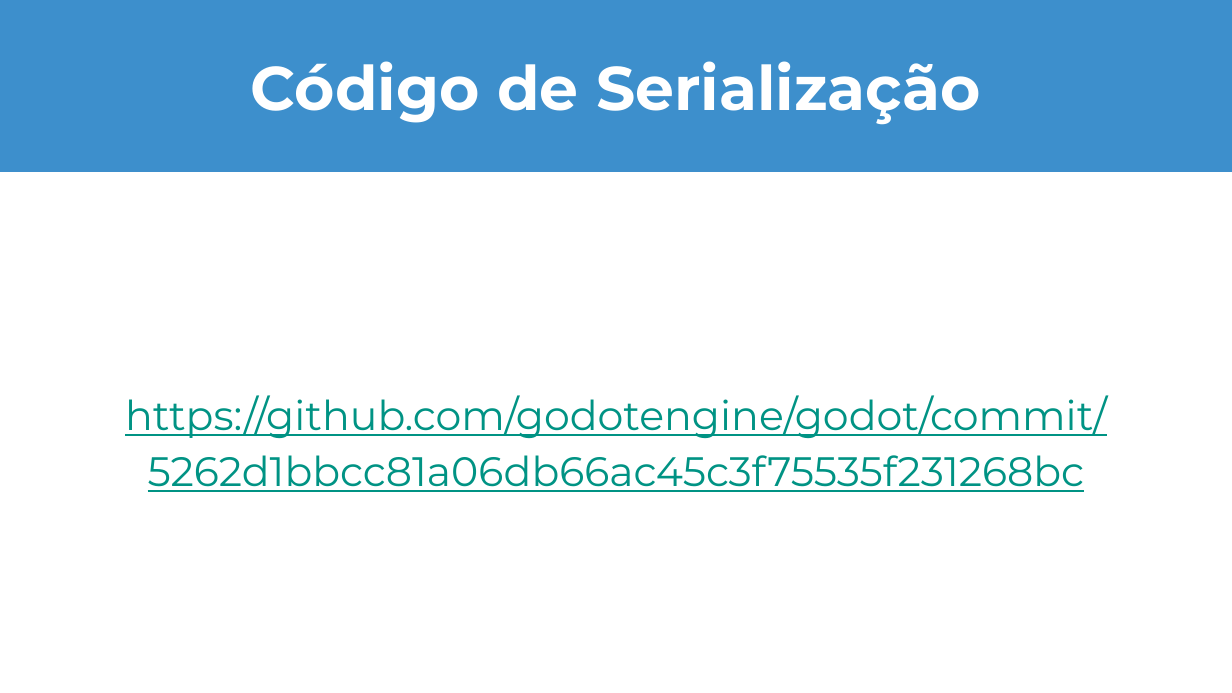
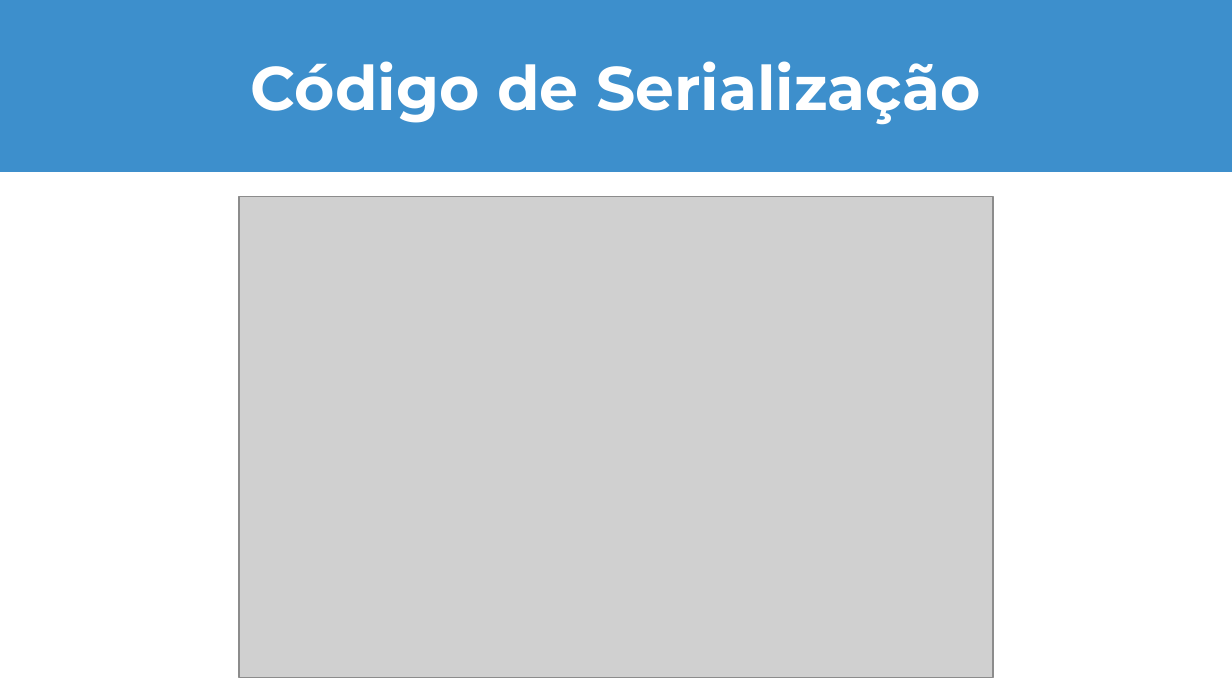
Before and after one commit to LuizGyro/mac0352-2019, a slide deck: slide 14 of ep4-VictorAraujo-LuizGirotto/Apresentação_ EP4 (MAC0352).pptx. Drawn at 1232x693 pixels with LibreOffice and Linux fonts; fonts in the diff are those of the drawing; grey boxes stand for pictures. Boxes give left, top, right and bottom in pixels: in the first picture for what was removed or moved away, otherwise in the second. Text is boxed around its words. In the diff, an @@ line names an element or a change of style, - is before the commit and + after.

Commit message:
Update presentation

```diff
--- a/ep4-VictorAraujo-LuizGirotto/Apresentação_ EP4 (MAC0352).pptx
+++ b/ep4-VictorAraujo-LuizGirotto/Apresentação_ EP4 (MAC0352).pptx
@@ picture added at [239,197,993,678] @@
@@ text removed at [125,395,1107,492] @@
-https://github.com/godotengine/godot/commit/5262d1bbcc81a06db66ac45c3f75535f231268bc
```
Also in this commit, not shown: 2 other slides changed, 3 other files.
